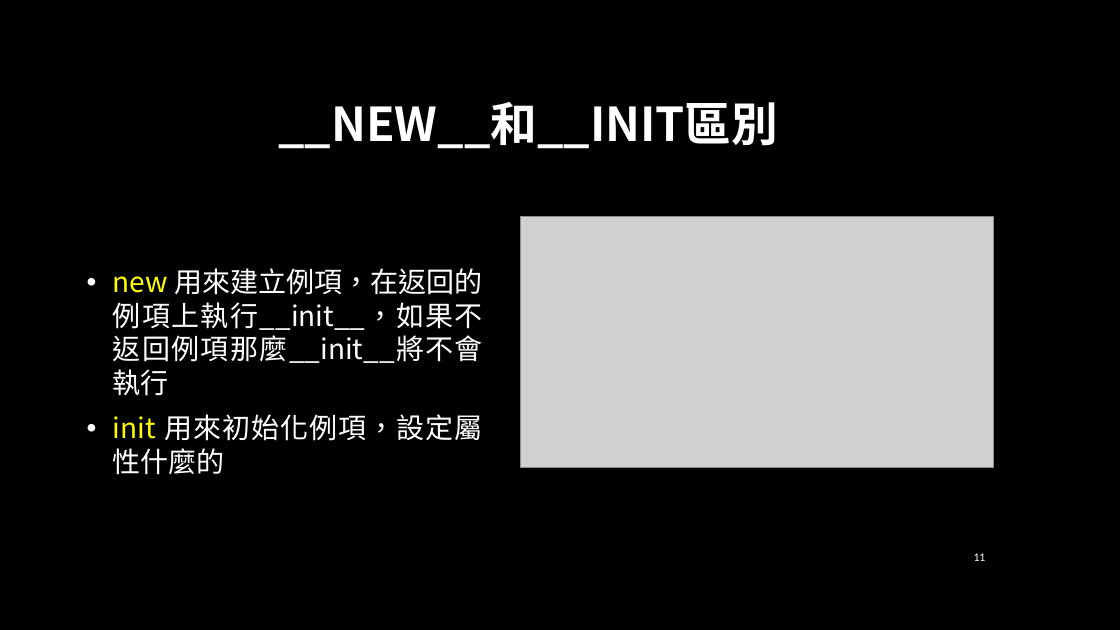
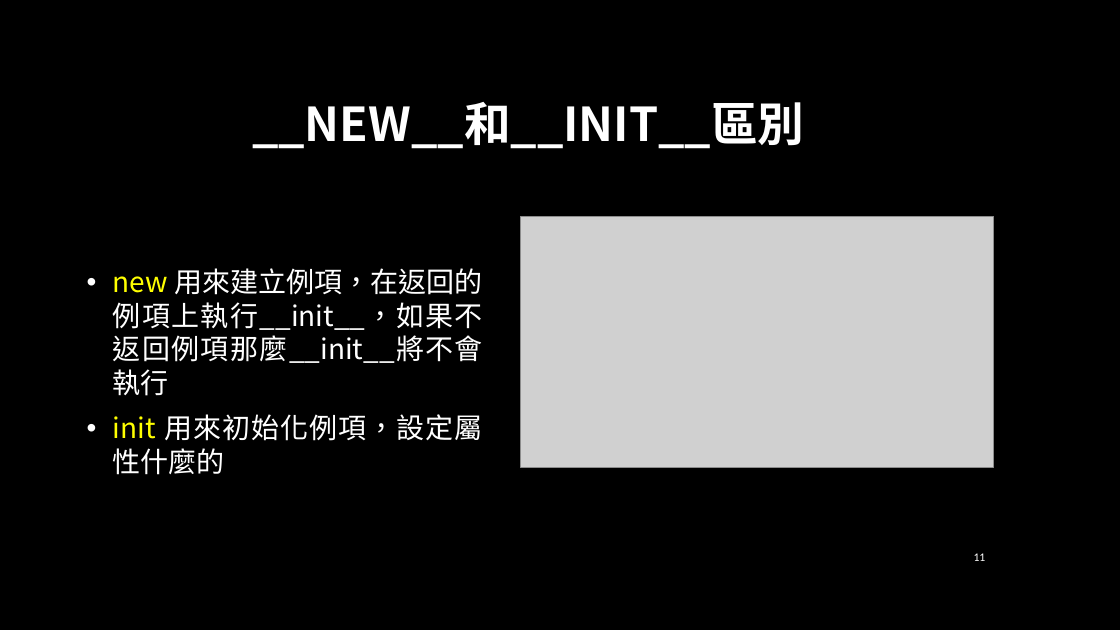
Before and after one commit to jiaweichang/biography, a slide deck: slide 11 of slides/10801/Python進階程式設計/[W2] OOP in Python.pptx. Drawn at 1120x630 pixels with LibreOffice and Linux fonts; fonts in the diff are those of the drawing; grey boxes stand for pictures; background and template pictures are left out. Boxes give left, top, right and bottom in pixels: in the first picture for what was removed or moved away, otherwise in the second. Text is boxed around its words. In the diff, an @@ line names an element or a change of style, - is before the commit and + after.

Commit message:
20200319

```diff
--- a/slides/10801/Python進階程式設計/[W2] OOP in Python.pptx
+++ b/slides/10801/Python進階程式設計/[W2] OOP in Python.pptx
@@ title at [252,102,804,149]: text changed @@
-__NEW__和__INIT區別
+__NEW__和__INIT__區別
```
